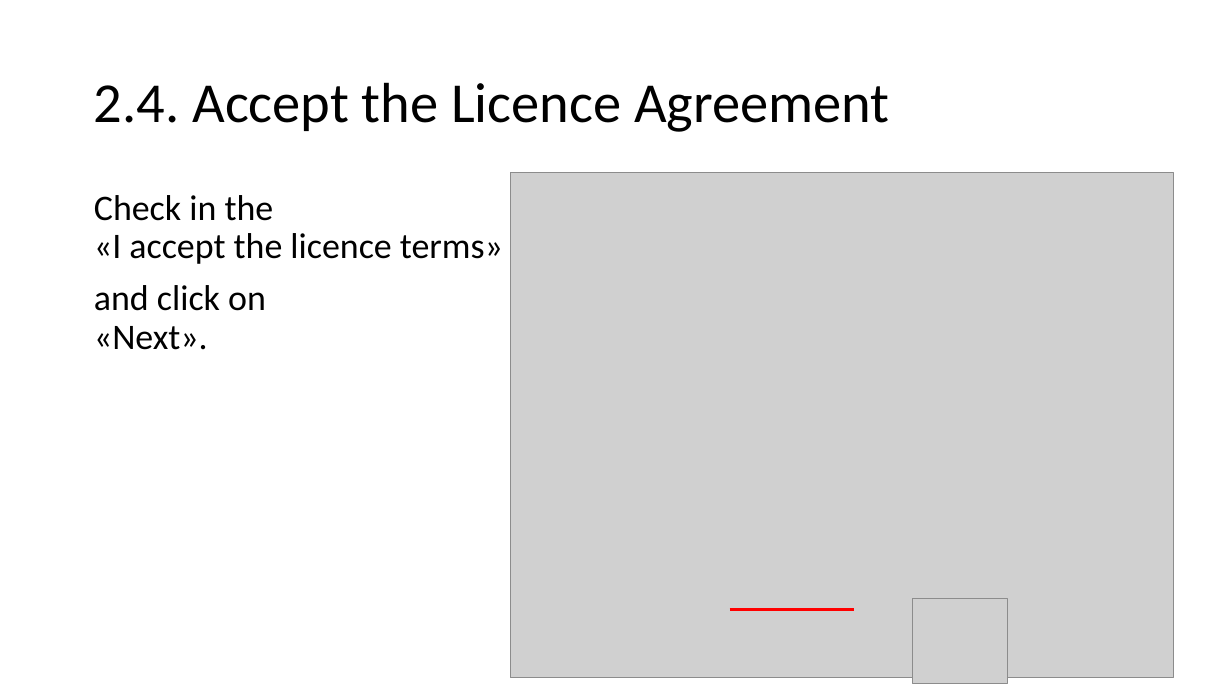
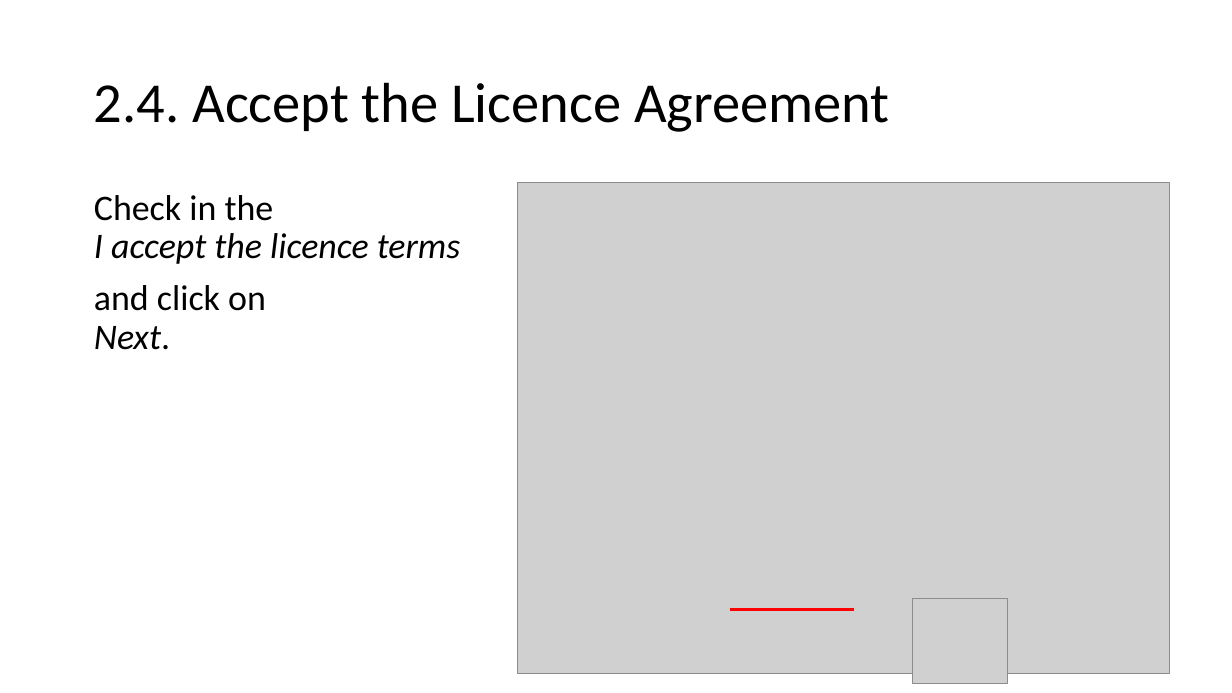
Before and after one commit to aolins/pbc, a slide deck: slide 10 of javadb/resources/Installing MySQL .pptx. Drawn at 1232x693 pixels with LibreOffice and Linux fonts; fonts in the diff are those of the drawing; grey boxes stand for pictures. Boxes give left, top, right and bottom in pixels: in the first picture for what was removed or moved away, otherwise in the second. Text is boxed around its words. In the diff, an @@ line names an element or a change of style, - is before the commit and + after.

```diff
--- a/javadb/resources/Installing MySQL .pptx
+++ b/javadb/resources/Installing MySQL .pptx
@@ text at [94,195,460,350]: text changed; italic on @@
-Check in the
-«I accept the licence terms»
-and click on
-«Next».
+Check in the
+I accept the licence terms
+and click on
+Next.
@@ picture: place and size @@
-picture at [510,173,1174,678]
+picture at [518,182,1170,673]
```
Also in this commit, not shown: 12 other slides changed, 1 slide added, 2 slides removed.
